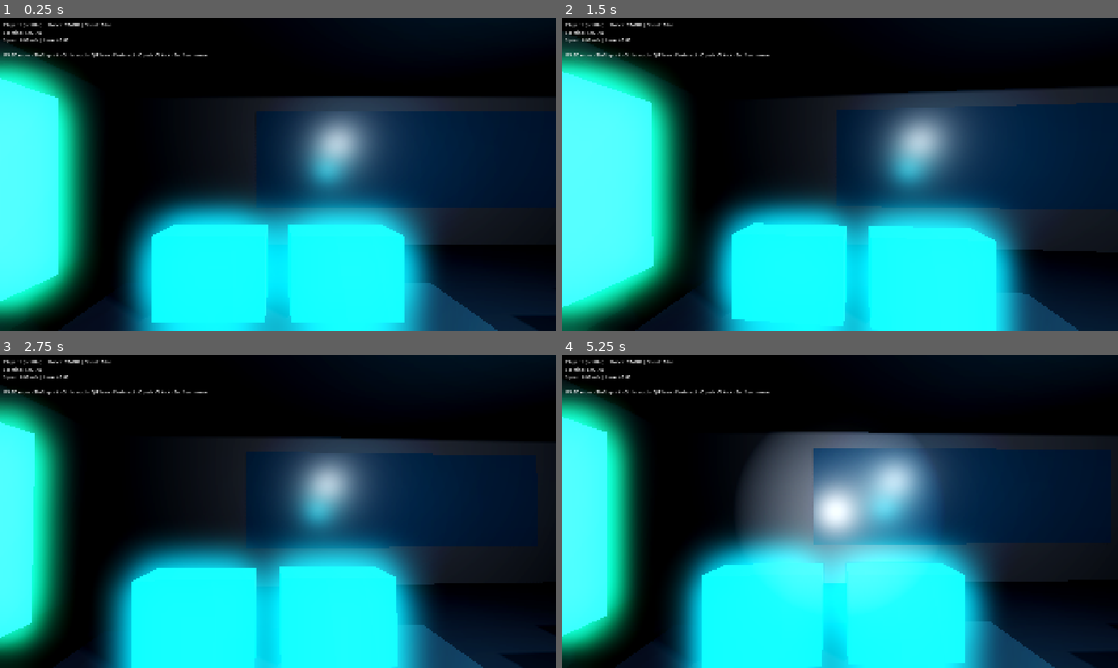
Above: before the commit, frames 1-4 (two rows, left to right).
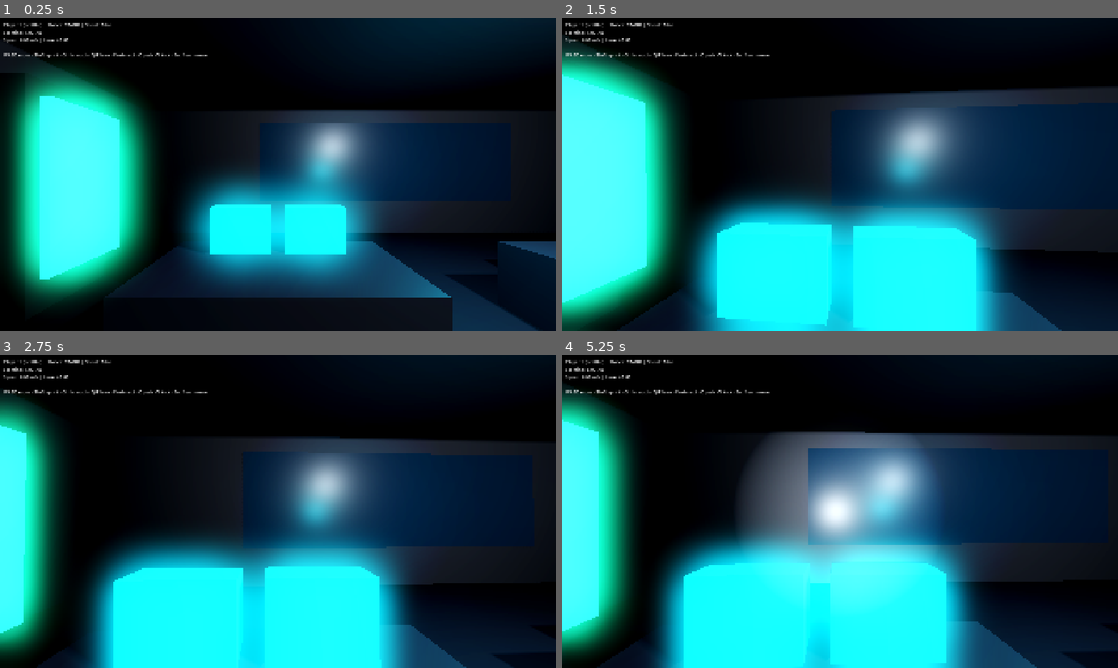
Above: after the commit, the same moments.

Repository: AdnanMohammed0/911-The-Last-Call
Game: Godot game, scene res://scenes/dispatch/operations_room.tscn
The game is run twice, just before and just after one commit, with the same random seed, the same clock (stepped at 60 frames per second) and the same inputs. This scene is started directly instead of the project's main scene.
Inputs (mouse positions are in pixels of both pictures, inside the frame that each line leads up to):
- Up to frame 1 (0.25 s): no input
- Up to frame 2 (1.5 s): tap Enter at 0.5 s; move the mouse to (867, 174) at 0.52 s; hold Ctrl (crouch) 0.53-1.28 s; hold W (move_forward) from 0.53 s (still down); click (867, 174) at 0.67 s; move the mouse to (812, 174) at 1.27 s; tap V (door_kick) at 1.35 s
- Up to frame 3 (2.75 s): keep holding W (move_forward); tap Space at 2 s; move the mouse to (289, 505) at 2.02 s; tap C (door_peek) at 2.1 s
- Up to frame 4 (5.25 s): keep holding W (move_forward); tap Enter at 2.75, 4.25 s; move the mouse to (834, 517) at 2.77 s; tap T (flashlight) at 2.85 s; click (834, 517) at 2.92 s; tap Space at 3.5, 5 s; move the mouse to (878, 514) at 3.52 s; hold F (interact) 3.53-4.28 s; move the mouse to (795, 508) at 4.27 s; tap Shift (sprint) at 4.35 s; move the mouse to (845, 511) at 5.02 s; tap Alt at 5.1 s; click (845, 511) at 5.17 s

The runs differ from the first frame. In frame 1, 47% of the frame differs, in the area x 0-100%, y 0-100%; in frame 2, 16%; in frame 3, 15%; in frame 4, 15%.

Commit message:
fix(spawner): ensure offline player spawns immediately on level start — P1-18

Diff:
--- a/autoload/net_manager.gd
+++ b/autoload/net_manager.gd
@@ -71,6 +71,8 @@
 
 
 func _ready() -> void:
+	if multiplayer.multiplayer_peer == null:
+		multiplayer.multiplayer_peer = OfflineMultiplayerPeer.new()
 	multiplayer.peer_connected.connect(_on_peer_connected)
 	multiplayer.peer_disconnected.connect(_on_peer_disconnected)
 	multiplayer.connected_to_server.connect(_on_connected_to_server)
--- a/core/net/player_spawner.gd
+++ b/core/net/player_spawner.gd
@@ -25,7 +25,7 @@
 	spawn_function = _spawn_player
 	spawned.connect(_on_spawned)
 	var level: Node = owner if owner != null else get_parent()
-	_level_path = level.scene_file_path
+	_level_path = level.scene_file_path if level != null else ""
 	NetManager.level_loaded.connect(_on_level_loaded)
 	_refresh_visibility()
 	if multiplayer.is_server():
@@ -36,7 +36,24 @@
 		for peer_id: int in NetManager.roster:
 			if peer_id != 1 and NetManager.is_level_loaded(peer_id, _level_path):
 				_on_level_loaded.call_deferred(peer_id, _level_path)
-	NetManager.report_level_loaded.call_deferred(_level_path)
+	if not NetManager.is_online():
+		if get_player(1) == null:
+			_spawn_offline_player.call_deferred()
+	elif not _level_path.is_empty():
+		NetManager.report_level_loaded.call_deferred(_level_path)
+
+
+func _spawn_offline_player() -> void:
+	if get_player(1) != null:
+		return
+	var player: Player = spawn({
+		"peer_id": 1,
+		"class_id": FALLBACK_CLASS,
+		"spawn_index": 0,
+	}) as Player
+	if player != null:
+		player_spawned.emit(player)
+	_refresh_visibility()
 
 
 func get_player(peer_id: int) -> Player:
--- a/docs/data/progress/ali.json
+++ b/docs/data/progress/ali.json
@@ -112,6 +112,18 @@
     "scenes/loadout/armory.tscn",
     "tests/test_station4_greybox.gd"
    ]
+  },
+  {
+   "date": "2026-09-17",
+   "tasks": [
+    "P1-18"
+   ],
+   "summary": "fix(spawner): ensure offline player spawns immediately on level start — P1-18",
+   "files": [
+    "autoload/net_manager.gd",
+    "core/net/player_spawner.gd",
+    "scenes/dispatch/operations_room.tscn"
+   ]
   }
  ]
 }
--- a/scenes/dispatch/operations_room.tscn
+++ b/scenes/dispatch/operations_room.tscn
@@ -598,16 +598,16 @@
 [node name="SpawnPoints" type="Node3D" parent="."]
 
 [node name="Spawn1_Tech" type="Marker3D" parent="SpawnPoints"]
-transform = Transform3D(1, 0, 0, 0, 1, 0, 0, 0, 1, -14, 0.05, -1)
+transform = Transform3D(1, 0, 0, 0, 1, 0, 0, 0, 1, -14, 0.2, 0)
 
 [node name="Spawn2_Profiler" type="Marker3D" parent="SpawnPoints"]
-transform = Transform3D(1, 0, 0, 0, 1, 0, 0, 0, 1, -10, 0.05, -1)
+transform = Transform3D(1, 0, 0, 0, 1, 0, 0, 0, 1, -10, 0.2, 0)
 
 [node name="Spawn3_Breacher" type="Marker3D" parent="SpawnPoints"]
-transform = Transform3D(1, 0, 0, 0, 1, 0, 0, 0, 1, -14, 0.05, 3)
+transform = Transform3D(-1, 0, -8.74228e-08, 0, 1, 0, 8.74228e-08, 0, -1, -14, 0.2, 0.5)
 
 [node name="Spawn4_Medic" type="Marker3D" parent="SpawnPoints"]
-transform = Transform3D(1, 0, 0, 0, 1, 0, 0, 0, 1, -10, 0.05, 3)
+transform = Transform3D(-1, 0, -8.74228e-08, 0, 1, 0, 8.74228e-08, 0, -1, -10, 0.2, 0.5)
 
 [node name="PlayerSpawner" type="MultiplayerSpawner" parent="." node_paths=PackedStringArray("spawn_points")]
 spawn_path = NodePath("../Players")
